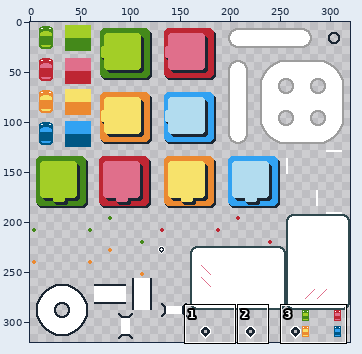
Sprite sheet: assets/textures/sprite_sheet.png. The picture above shows the old version from afar; the outline marks the close-up.
Close-up. Old version:
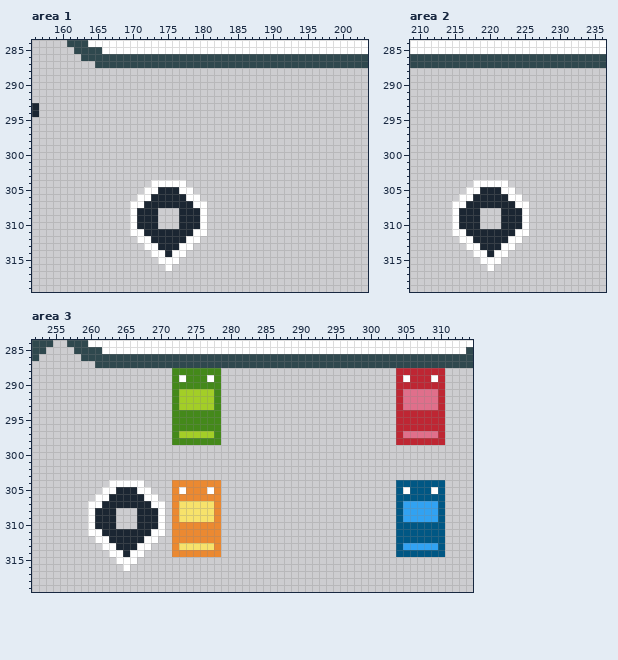
The file is 320x320 pixels. Shown: area 1: x 156..203, y 284..319; area 2: x 209..236, y 284..319; area 3: x 252..314, y 284..319.
New version:
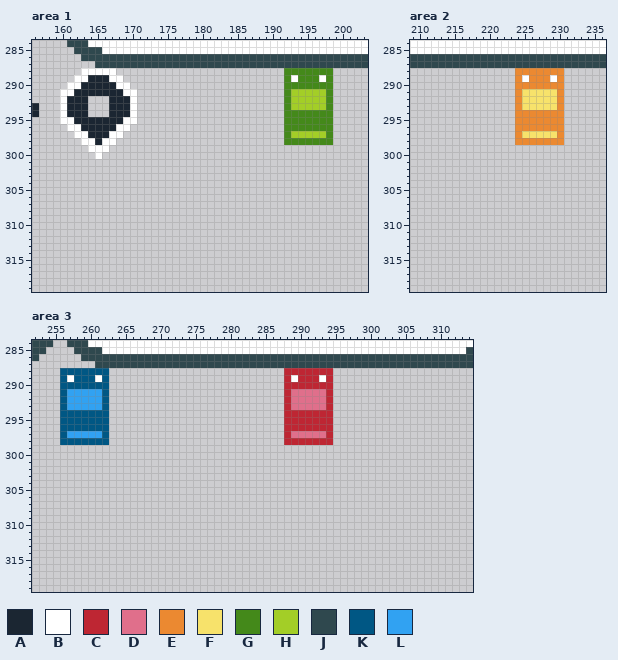
Palette (. is transparent): A #1b2632  B #ffffff  C #be2633  D #e06f8b  E #eb8931  F #f7e26b  G #44891a  H #a3ce27  J #2f484e  K #005784  L #31a2f2
Edits made:
Changed rows in their new state; - is an unchanged pixel.
Area 1:
first column x 160:
288 ---BBBBB------------------------GGGGGGG
289 --BBAAABB-----------------------GBGGGBG
290 -BBAAAAABB----------------------GGGGGGG
291 BBAAAAAAABB---------------------GHHHHHG
292 BAAA---AAAB---------------------GHHHHHG
293 BAAA---AAAB---------------------GHHHHHG
294 BAAA---AAAB---------------------GGGGGGG
295 BBAAAAAAABB---------------------GGGGGGG
296 -BBAAAAABB----------------------GGGGGGG
297 --BBAAABB-----------------------GHHHHHG
298 ---BBABB------------------------GGGGGGG
299 ----BBB--------------------------------
300 -----B---------------------------------
first column x 170:
304 ---.....---
305 --.......--
306 -.........-
307 ...........
308 ....---....
309 ....---....
310 ....---....
311 ...........
312 -.........-
313 --.......--
314 ---.....---
315 ----...----
316 -----.-----
Area 2:
first column x 224:
288 EEEEEEE
289 EBEEEBE
290 EEEEEEE
291 EFFFFFE
292 EFFFFFE
293 EFFFFFE
294 EEEEEEE
295 EEEEEEE
296 EEEEEEE
297 EFFFFFE
298 EEEEEEE
first column x 215:
304 ---.....---
305 --.......--
306 -.........-
307 ...........
308 ....---....
309 ....---....
310 ....---....
311 ...........
312 -.........-
313 --.......--
314 ---.....---
315 ----...----
316 -----.-----
Area 3:
first column x 256:
288 KKKKKKK---------.......---------CCCCCCC---------.......
289 KBKKKBK---------.......---------CBCCCBC---------.......
290 KKKKKKK---------.......---------CCCCCCC---------.......
291 KLLLLLK---------.......---------CDDDDDC---------.......
292 KLLLLLK---------.......---------CDDDDDC---------.......
293 KLLLLLK---------.......---------CDDDDDC---------.......
294 KKKKKKK---------.......---------CCCCCCC---------.......
295 KKKKKKK---------.......---------CCCCCCC---------.......
296 KKKKKKK---------.......---------CCCCCCC---------.......
297 KLLLLLK---------.......---------CDDDDDC---------.......
298 KKKKKKK---------.......---------CCCCCCC---------.......
first column x 260:
304 ---.....----.......-------------------------.......
305 --.......---.......-------------------------.......
306 -.........--.......-------------------------.......
307 ...........-.......-------------------------.......
308 ....---....-.......-------------------------.......
309 ....---....-.......-------------------------.......
310 ....---....-.......-------------------------.......
311 ...........-.......-------------------------.......
312 -.........--.......-------------------------.......
313 --.......---.......-------------------------.......
314 ---.....----.......-------------------------.......
315 ----...--------------------------------------------
316 -----.---------------------------------------------
